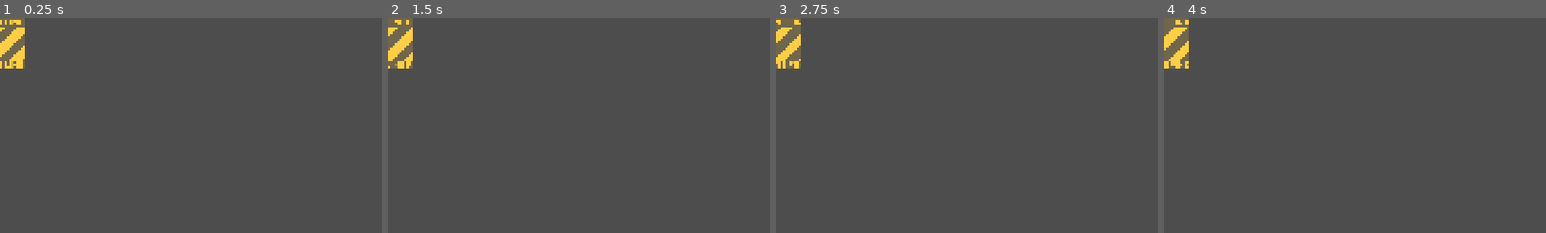
Above: before the commit, frames 1-4 (left to right).
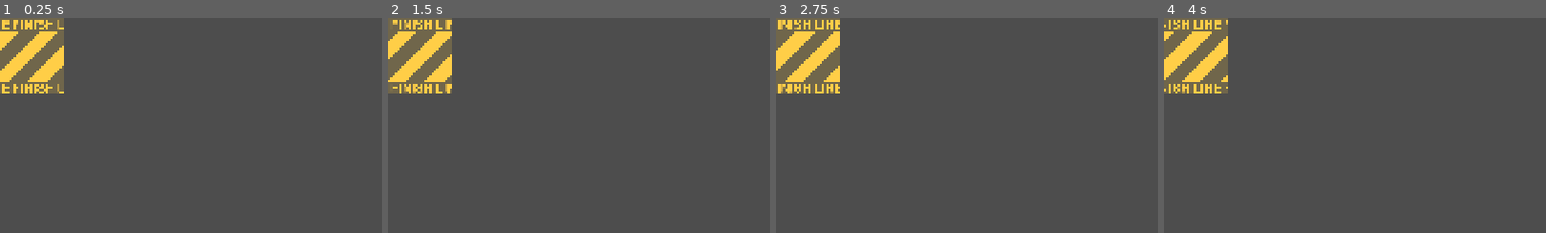
Above: after the commit, the same moments.

Repository: qigoh/Module-9-Top-Down-Movement
Game: Godot game, scene res://assets/finish_line/finish_line.tscn
The game is run twice, just before and just after one commit, with the same random seed, the same clock (stepped at 60 frames per second) and the same inputs. The project has no main scene, so this scene is started directly.
Inputs (mouse positions are % of the whole screen's width and height, from its top left):
- Up to frame 1 (0.25 s): no input
- Up to frame 2 (1.5 s): tap Enter (ui_accept) at 0.5, 0.77 s; move the mouse to (72, 45) at 0.52 s; hold Right (move_right) from 0.53 s (still down); tap Space at 0.6 s; click (72, 45) at 0.67 s; move the mouse to (30, 55) at 1.27 s; tap Z at 1.35 s
- Up to frame 3 (2.75 s): tap Enter (ui_accept) at 1.52 s; move the mouse to (60, 28) at 2.02 s; release Right (move_right) at 2.03 s; hold Left (move_left) from 2.03 s (still down); tap Space at 2.1 s
- Up to frame 4 (4 s): move the mouse to (45, 70) at 2.77 s; release Left (move_left) at 2.78 s; hold Right (move_right) from 2.78 s (still down); tap Z at 2.85 s; click (45, 70) at 2.92 s; tap Enter (ui_accept) at 3.02, 3.77 s; move the mouse to (80, 65) at 3.52 s; tap Space at 3.6 s
The pictures show only the part of the screen within x 0-50%, y 0-50%; the shares and areas given below are measured in that part.

The runs differ from the first frame. In frame 1, 5.0% of the frame differs, in the area x 0-17%, y 0-36%; in frame 2, 5.0%; in frame 3, 5.0%; in frame 4, 5.0%.

Commit message:
M9_L8 progress

Diff:
--- a/M09.top_down_movement_workbook/assets/finish_line/finish_line.tscn
+++ b/M09.top_down_movement_workbook/assets/finish_line/finish_line.tscn
@@ -7,19 +7,21 @@
 
 [sub_resource type="RectangleShape2D" id="RectangleShape2D_clmkp"]
 resource_local_to_scene = true
-size = Vector2(128, 128)
+size = Vector2(320, 192)
 
 [sub_resource type="ShaderMaterial" id="ShaderMaterial_ptikn"]
 shader = ExtResource("1_hf0wn")
 shader_parameter/finish_line_text = ExtResource("3_3rxgf")
-shader_parameter/shape_ratio = Vector2(1, 1)
+shader_parameter/shape_ratio = Vector2(1.6666666, 1)
 
 [node name="FinishLine" type="Area2D"]
 script = ExtResource("1_xsfq1")
+area_width = 320
+area_height = 192
 
 [node name="CollisionShape2D" type="CollisionShape2D" parent="."]
 unique_name_in_owner = true
-position = Vector2(0, 64)
+position = Vector2(0, 96)
 shape = SubResource("RectangleShape2D_clmkp")
 
 [node name="Visual" type="ColorRect" parent="."]
@@ -30,9 +32,9 @@
 anchor_top = 0.5
 anchor_right = 0.5
 anchor_bottom = 0.5
-offset_left = -64.0
-offset_right = 64.0
-offset_bottom = 128.0
+offset_left = -160.0
+offset_right = 160.0
+offset_bottom = 192.0
 grow_horizontal = 2
 grow_vertical = 2
 color = Color(1, 0.807843, 0.278431, 1)
@@ -40,6 +42,6 @@
 
 [node name="ConfettisArea" type="Marker2D" parent="."]
 unique_name_in_owner = true
-position = Vector2(0, 64)
+position = Vector2(0, 96)
 gizmo_extents = 50.0
 script = ExtResource("4_hv75v")
--- a/M09.top_down_movement_workbook/lessons/runner.gd
+++ b/M09.top_down_movement_workbook/lessons/runner.gd
@@ -49,7 +49,7 @@
 	else:
 		_dust_big.emitting = false
 		_dust.emitting = false
-		_runner_visual_red.animation_name = _runner_visual_red.Animations.IDLE
+		_runner_visual_red.animation_name = RunnerVisual.Animations.IDLE
 	#if direction:
 		#pass
 	#else:
